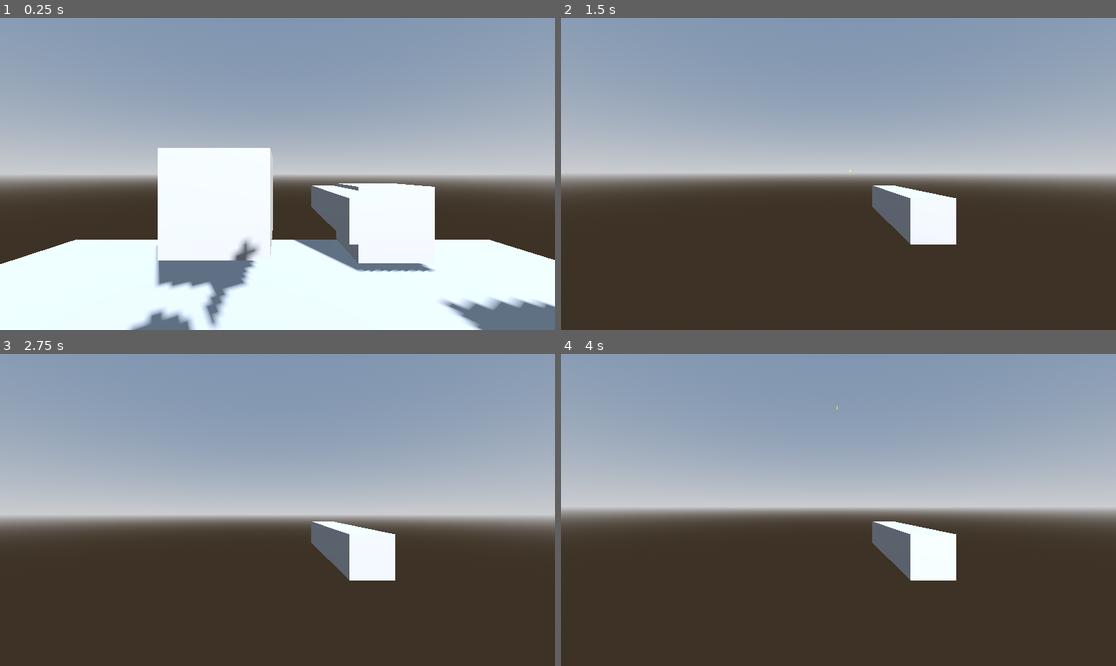
Above: before the commit, frames 1-4 (two rows, left to right).
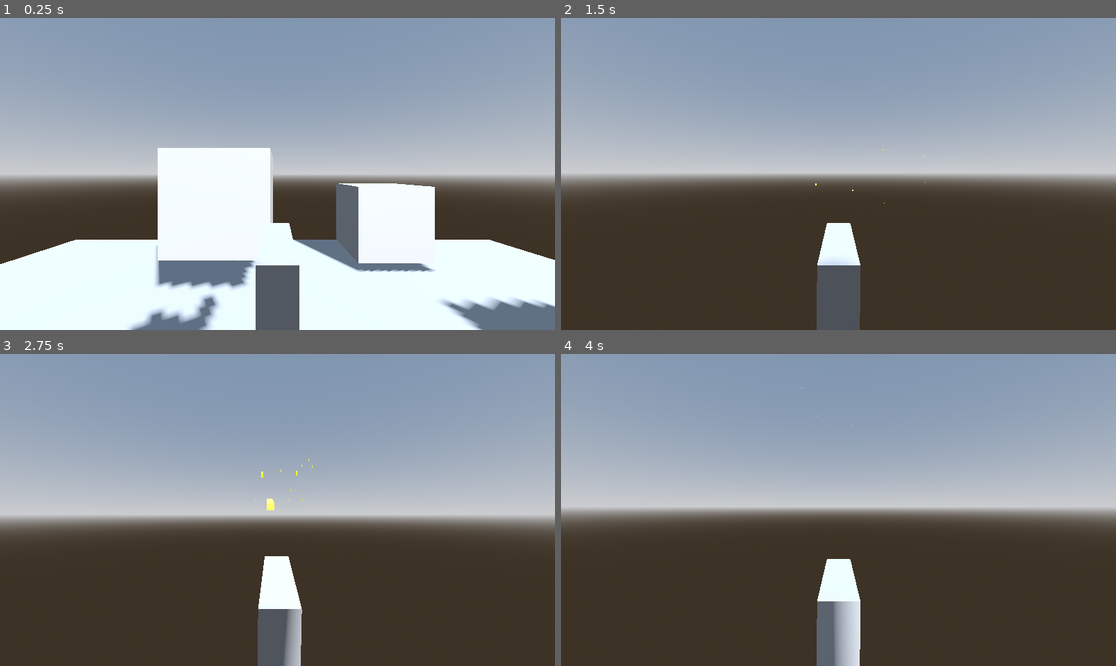
Above: after the commit, the same moments.

Repository: lel-game/TheBestGameYouEverImagined
Game: Godot game, scene res://Scenes/test_place.tscn
Two runs of this game, one before a commit and one after it. Both use one fixed random seed, a clock stepped at 60 frames per second and the inputs below. This scene is started directly instead of the project's main scene.
Inputs (mouse positions are in pixels of both pictures, inside the frame that each line leads up to):
- Up to frame 1 (0.25 s): no input
- Up to frame 2 (1.5 s): tap Enter at 0.5 s; move the mouse to (866, 174) at 0.52 s; press the mouse at (866, 174) at 0.53 s; hold W (move_forward) from 0.53 s (still down); tap Space (jump) at 0.77 s; move the mouse to (810, 174) at 1.27 s; release the mouse at (810, 174) at 1.28 s; click (810, 174) at 1.35 s
- Up to frame 3 (2.75 s): keep holding W (move_forward); tap Space (jump) at 1.52, 2 s; move the mouse to (288, 503) at 2.02 s; press the mouse at (288, 503) at 2.03 s
- Up to frame 4 (4 s): keep holding W (move_forward); move the mouse to (832, 516) at 2.77 s; release the mouse at (832, 516) at 2.78 s; click (832, 516) at 2.85 s; tap Space (jump) at 3.02, 3.77 s; move the mouse to (877, 513) at 3.52 s; press the mouse at (877, 513) at 3.53 s

The runs differ from the first frame. In frame 1, 3.5% of the frame differs, in the area x 33-65%, y 53-100%; in frame 2, 4.7%; in frame 3, 4.7%, in the area x 45-72%, y 33-100%; in frame 4, 4.7%.

Commit message:
Added uzi

Diff:
--- a/Game/wavedefensenightlysurviveorso/Scenes/player.tscn
+++ b/Game/wavedefensenightlysurviveorso/Scenes/player.tscn
@@ -1,7 +1,7 @@
 [gd_scene load_steps=5 format=3 uid="uid://dsohvml5hjnck"]
 
 [ext_resource type="Script" uid="uid://bklngeyl4vada" path="res://Scripts/player.gd" id="1_v0iea"]
-[ext_resource type="PackedScene" uid="uid://dhndt3ha6t04x" path="res://Scenes/luger/pistol.tscn" id="2_cvnsp"]
+[ext_resource type="PackedScene" uid="uid://d3g1to0gw8w2q" path="res://UZI.tscn" id="2_cvnsp"]
 
 [sub_resource type="ConvexPolygonShape3D" id="ConvexPolygonShape3D_onrkg"]
 points = PackedVector3Array(-0.125207, -0.532801, -0.480507, 0.0227831, 0.47607, 0.498884, 0.169713, 0.559144, 0.464172 …(924 unchanged characters)…
@@ -26,6 +26,5 @@
 [node name="Camera3D" type="Camera3D" parent="Head/CameraPivot"]
 transform = Transform3D(1, 0, 0, 0, 1, 0, 0, 0, 1, 0, 0.570684, 0)
 
-[node name="Pistol" parent="Head/CameraPivot" instance=ExtResource("2_cvnsp")]
-process_mode = 1
-transform = Transform3D(1, 0, 0, 0, 1, 0, 0, 0, 1, 0.415344, 0.363976, -1.38832)
+[node name="UZI" parent="Head/CameraPivot" instance=ExtResource("2_cvnsp")]
+transform = Transform3D(1, 0, 0, 0, 1, 0, 0, 0, 1, 0, 0, -1.33737)
--- /dev/null
+++ b/Game/wavedefensenightlysurviveorso/UZI.tscn
@@ -0,0 +1,48 @@
+[gd_scene load_steps=7 format=3 uid="uid://d3g1to0gw8w2q"]
+
+[ext_resource type="Script" uid="uid://dn6lgftvj0v0c" path="res://Scripts/BaseWeaponManager.gd" id="1_wyfmp"]
+[ext_resource type="Script" uid="uid://y4ch53swjb0v" path="res://GunData/GunData.gd" id="2_52ey6"]
+[ext_resource type="Script" uid="uid://d3iopseuvbtrl" path="res://Scripts/single_shot_component.gd" id="2_71cqw"]
+[ext_resource type="Script" uid="uid://dejewan0rdipb" path="res://Scripts/reload_component.gd" id="3_52ey6"]
+
+[sub_resource type="Resource" id="Resource_l2h7f"]
+script = ExtResource("2_52ey6")
+firerate = 0.05
+damage = 0.2
+current_ammo = 24
+magazine_size = 24
+custom_reload_size = 5
+reload_speed = 0.5
+spread = 7.5
+pellets = 1
+metadata/_custom_type_script = "uid://y4ch53swjb0v"
+
+[sub_resource type="BoxMesh" id="BoxMesh_l2h7f"]
+size = Vector3(0.2, 0.3, 0.8)
+
+[node name="UZI" type="Node3D" node_paths=PackedStringArray("shot_component", "reload_component")]
+script = ExtResource("1_wyfmp")
+gun_data = SubResource("Resource_l2h7f")
+shot_component = NodePath("ShotComponent")
+reload_component = NodePath("ReloadComponent")
+metadata/_custom_type_script = "uid://dn6lgftvj0v0c"
+
+[node name="ShotComponent" type="Node" parent="." node_paths=PackedStringArray("weapon_manager", "reload_manager", "muzzle_position")]
+script = ExtResource("2_71cqw")
+firing_type = 1
+weapon_manager = NodePath("..")
+reload_manager = NodePath("../ReloadComponent")
+muzzle_position = NodePath("../Muzzle")
+metadata/_custom_type_script = "uid://d3iopseuvbtrl"
+
+[node name="ReloadComponent" type="Node" parent="." node_paths=PackedStringArray("weapon_manager")]
+script = ExtResource("3_52ey6")
+weapon_manager = NodePath("..")
+reload_type = 0
+metadata/_custom_type_script = "uid://dejewan0rdipb"
+
+[node name="MeshInstance3D" type="MeshInstance3D" parent="."]
+mesh = SubResource("BoxMesh_l2h7f")
+
+[node name="Muzzle" type="Marker3D" parent="."]
+transform = Transform3D(1, 0, 0, 0, 1, 0, 0, 0, 1, 0, 0, -0.410531)
